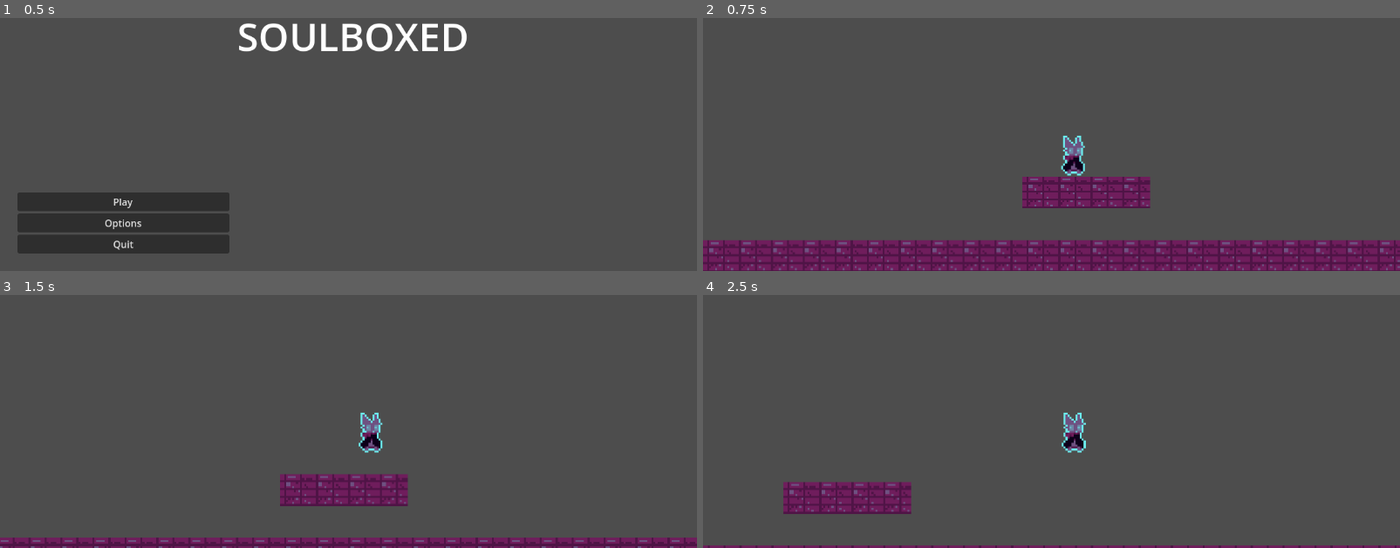
Above: before the commit, frames 1-4 (two rows, left to right).
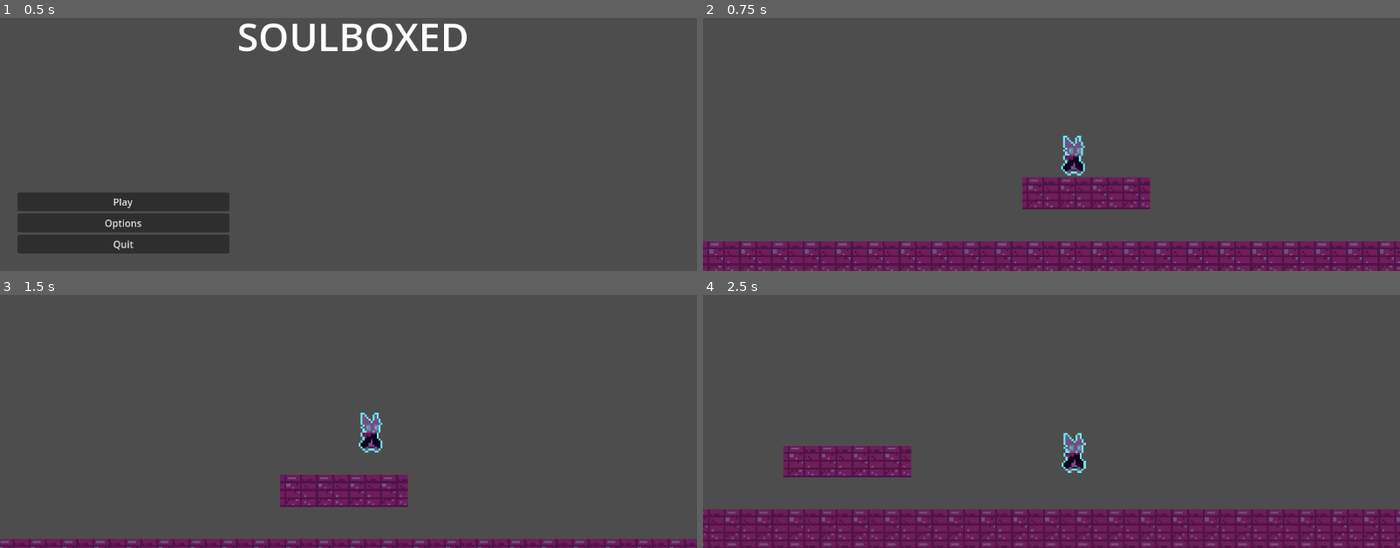
Above: after the commit, the same moments.

Repository: felipepreuss/platformer-testes-etc
Game: Godot game, scene res://menu.tscn
The game is run twice, just before and just after one commit, with the same random seed, the same clock (stepped at 60 frames per second) and the same inputs.
Inputs:
- Up to frame 1 (0.5 s): no input
- Up to frame 2 (0.75 s): click "Play" at 0.5 s
- Up to frame 3 (1.5 s): tap Enter at 1.25 s; hold D (Direita) from 1.28 s (still down); tap Space (Pular) at 1.35 s
- Up to frame 4 (2.5 s): keep holding D (Direita); tap Space (Pular) at 1.52, 1.82, 2.1, 2.27 s

Frame 1 is identical in both runs. In frame 2, 3.3% of the frame differs, in the area x 0-100%, y 47-100%; in frame 3, 1.7%; in frame 4, 19%, in the area x 0-100%, y 46-100%.

Commit message:
Add files via upload

Diff:
--- a/plataformawowow/CharacterBody2D.gd
+++ b/plataformawowow/CharacterBody2D.gd
@@ -30,60 +30,35 @@
 	if Input.is_action_just_pressed("Pular") && (is_on_floor() or coyote_time):
 		velocity.y = pulo_forca
 		jumping = true
-		defaultState = PULANDO()
 		coyote_time = false
-		 # Reset coyote time when jumping
+		$Coyote.stop()
 
-
+	move_and_slide()
+	last_floor = is_on_floor()
 	if is_on_floor():
 			coyote_time = false
 			jumping = false
-
-
-	if coyote_time:
-		$Coyote.start()
-
-
-	if !is_on_floor() && !jumping:
+			$Coyote.stop()
+	velocity.y += gravidade
+	if !is_on_floor()  && !jumping:
 		coyote_time = true
 		$Coyote.start()
 		$AnimatedSprite2D.play("falling")
+	elif not is_on_floor() and jumping:
+		coyote_time = false
 
+		$Coyote.stop()
+		$AnimatedSprite2D.play("falling")
 	elif !is_on_floor():
 		$AnimatedSprite2D.play("falling")
 
-	velocity.y += gravidade
-	move_and_slide()
-	last_floor = is_on_floor()
-	match defaultState:
-		IDLE:
-			PARADO()
-		WALK:
-			ANDANDO()
-		JUMP:
-			PULANDO()
-		FALL:
-			CAINDO()
-
-func PARADO():
-	pass
-
-func ANDANDO():
-	pass
-
-func PULANDO():
-	pass
-
-func CAINDO():
-	pass
-
-func _jump_state(delta):
-	if is_on_floor():
-		jumping = false
-		defaultState = FALL
-	else:
-		jumping = true
-		defaultState = JUMP
+#func _jump_state(delta):
+#	if is_on_floor():
+	#	jumping = false
+	#	defaultState = FALL
+#	else:
+	#	jumping = true
+		#defaultState = JUMP
 
 func _on_coyote_timeout():
 	coyote_time = false # Replace with function body.
